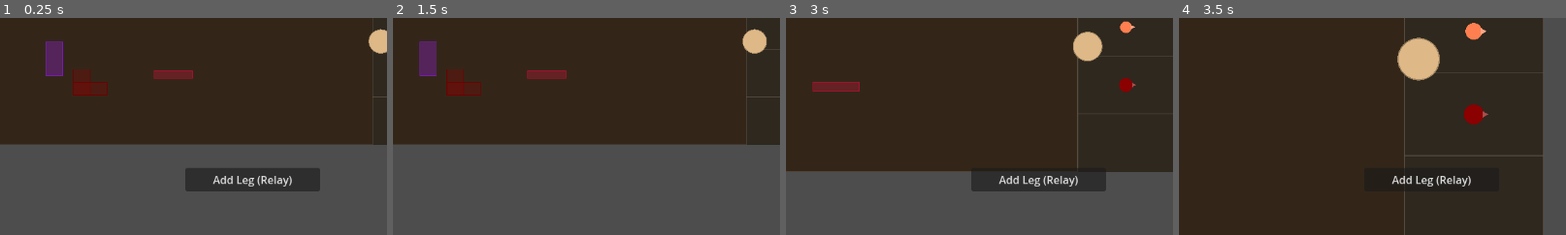
Above: before the commit, frames 1-4 (left to right).
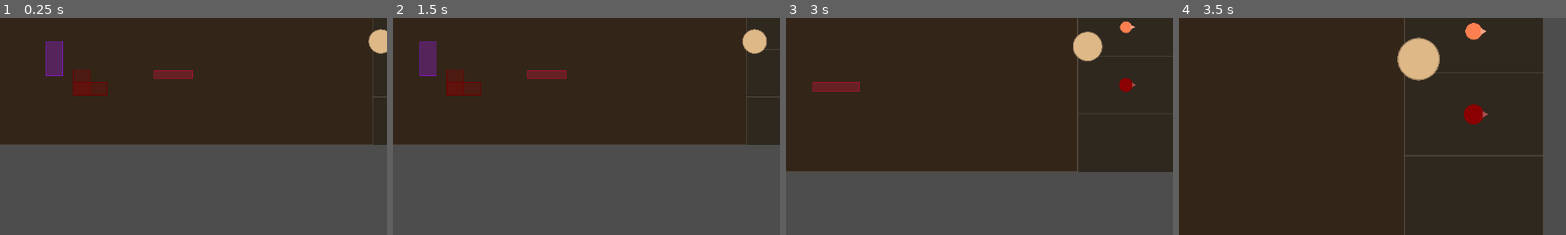
Above: after the commit, the same moments.

Repository: js-carpadakis/blackout
Game: Godot game, scene res://scenes/main/main.tscn
Two runs of this game, one before a commit and one after it. Both use one fixed random seed, a clock stepped at 60 frames per second and the inputs below.
Inputs (mouse positions are % of the whole screen's width and height, from its top left):
- Up to frame 1 (0.25 s): no input
- Up to frame 2 (1.5 s): click (50, 87) at 0.5 s, where only the run before the commit has a clickable "Add Leg (Relay)"; tap Enter at 1.25 s; move the mouse to (72, 45) at 1.27 s; hold D (pan_right) from 1.28 s (still down); hold Space (start_execution) from 1.28 s (still down); click (72, 45) at 1.42 s
- Up to frame 3 (3 s): release D (pan_right) at 2 s; release Space (start_execution) at 2 s; drag from (30, 55) to (45, 70) at 2.02 s; tap Space (start_execution) at 2.75 s; move the mouse to (60, 28) at 2.77 s; hold D (pan_right) from 2.78 s (still down); hold Q (zoom_in) from 2.78 s (still down)
- Up to frame 4 (3.5 s): keep holding D (pan_right); keep holding Q (zoom_in)
The pictures show only the part of the screen within x 17-67%, y 50-100%; the shares and areas given below are measured in that part.

The runs differ from the first frame. In frame 1, 3.5% of the frame differs, in the area x 47-83%, y 69-80%; in frame 2, nothing differs; in frame 3, 3.0%; in frame 4, 0.5%.

Commit message:
Update movement speed and acceleration for stagehands. Remove "Add Leg" button

Diff:
--- a/scenes/ui/planning_hud.tscn
+++ b/scenes/ui/planning_hud.tscn
@@ -19,20 +19,6 @@
 vertical_alignment = 1
 text = "PLANNING"
 
-[node name="AddLegButton" type="Button" parent="."]
-anchors_preset = 7
-anchor_left = 0.5
-anchor_top = 1.0
-anchor_right = 0.5
-anchor_bottom = 1.0
-offset_left = -100.0
-offset_top = -100.0
-offset_right = 100.0
-offset_bottom = -65.0
-grow_horizontal = 2
-grow_vertical = 0
-text = "Add Leg (Relay)"
-
 [node name="TaskPanel" type="PanelContainer" parent="."]
 anchors_preset = 1
 anchor_left = 1.0
--- a/scripts/core/game_session.gd
+++ b/scripts/core/game_session.gd
@@ -94,8 +94,6 @@
 	camera.fit_to_stage(stage_bounds, 260.0)  # 250px panel + 10px gap
 
 	# Connect HUD
-	planning_hud.add_leg_pressed.connect(_on_add_leg_pressed)
-
 	# Start in planning phase
 	GameManager.change_state(GameManager.GameState.PLAYING)
 	GameManager.change_phase(GameManager.Phase.PLANNING)
@@ -366,26 +364,6 @@
 	_update_hud()
 	path_preview.invalidate(true)
 	print("Assigned ", stagehand.stagehand_name, " -> ", prop.prop_name, " leg ", active_leg + 1)
-
-
-func _on_add_leg_pressed() -> void:
-	# Add a new leg to the selected prop (or the first prop the selected stagehand is assigned to)
-	var prop: StaticBody2D = selected_prop
-	if not prop and selected_stagehand and selected_stagehand.assigned_props.size() > 0:
-		prop = selected_stagehand.assigned_props[0]
-
-	if not prop:
-		print("No prop selected for Add Leg")
-		return
-
-	# Only add a new leg if the current active leg already has a destination
-	if prop.get_active_leg_index() >= 0:
-		print("Current leg still needs a destination before adding another")
-		return
-
-	var leg_idx: int = prop.add_leg()
-	_update_hud()
-	print("Added leg ", leg_idx + 1, " to ", prop.prop_name)
 
 
 # --- EXECUTION PHASE INPUT ---
--- a/scripts/entities/stagehand_controller.gd
+++ b/scripts/entities/stagehand_controller.gd
@@ -8,8 +8,11 @@
 
 enum State { IDLE, MOVING, PICKING_UP, CARRYING, PUTTING_DOWN, WAITING, PUSHING }
 
-@export var movement_speed: float = 150.0
+@export var movement_speed: float = 300.0
 @export var rotation_speed: float = 10.0
+@export var acceleration: float = 1200.0   # Units/sec^2 when speeding up
+@export var deceleration: float = 800.0    # Units/sec^2 when slowing down
+var _current_speed: float = 0.0
 @export var stagehand_color: Color = Color.BLUE
 @export var stagehand_radius: float = 15.0
 @export var strength: int = 1  # Weight capacity - how heavy a prop this stagehand can carry
@@ -82,6 +85,7 @@
 
 func _process_movement(delta: float) -> void:
 	if current_path.is_empty() or path_index >= current_path.size():
+		_current_speed = 0.0
 		_arrive_at_destination()
 		return
 
@@ -97,6 +101,7 @@
 			# Stop so cone tip is at target (center is behind by tip_offset)
 			var offset_dir: Vector2 = direction.normalized() if direction.length() > 0.1 else Vector2.RIGHT.rotated(_facing_angle)
 			global_position = target - offset_dir * tip_offset
+			_current_speed = 0.0
 			_arrive_at_destination()
 		else:
 			path_index += 1
@@ -107,19 +112,32 @@
 	_facing_angle = lerp_angle(_facing_angle, target_angle, rotation_speed * delta)
 	queue_redraw()
 
-	# Move — slower when carrying, scaled by load and trait modifiers
-	var speed: float = movement_speed
+	# Calculate target speed — slower when carrying, scaled by load and trait modifiers
+	var target_speed: float = movement_speed
 	if speed_override > 0.0:
-		speed = speed_override
+		target_speed = speed_override
 	elif current_state == State.CARRYING and carried_props.size() > 0:
 		var load_ratio: float = float(get_carried_weight()) / float(strength)
-		speed *= lerpf(0.9, 0.5, clampf(load_ratio, 0.0, 1.0))
+		target_speed *= lerpf(0.9, 0.5, clampf(load_ratio, 0.0, 1.0))
 
 	# Apply fragile trait speed modifier (minimum across all carried props)
 	if current_state == State.CARRYING:
-		speed *= get_carry_speed_modifier()
-
-	velocity = direction.normalized() * speed
+		target_speed *= get_carry_speed_modifier()
+
+	# Decelerate when approaching final destination
+	if is_final_waypoint:
+		var remaining_dist: float = direction.length()
+		# v^2 = 2*a*d → max speed to stop in remaining distance
+		var braking_speed: float = sqrt(2.0 * deceleration * remaining_dist)
+		target_speed = min(target_speed, braking_speed)
+
+	# Accelerate or decelerate toward target speed
+	if _current_speed < target_speed:
+		_current_speed = min(_current_speed + acceleration * delta, target_speed)
+	else:
+		_current_speed = max(_current_speed - deceleration * delta, target_speed)
+
+	velocity = direction.normalized() * _current_speed
 	move_and_slide()
 
 
@@ -180,6 +198,7 @@
 	current_path.clear()
 	path_index = 0
 	velocity = Vector2.ZERO
+	_current_speed = 0.0
 	if current_state != State.CARRYING:
 		current_state = State.IDLE
 
--- a/scripts/entities/stagehand_regular.gd
+++ b/scripts/entities/stagehand_regular.gd
@@ -5,5 +5,5 @@
 func _init() -> void:
 	stagehand_name = "Regular"
 	strength = 2
-	movement_speed = 150.0
+	movement_speed = 300.0
 	stagehand_radius = 15.0
--- a/scripts/entities/stagehand_rookie.gd
+++ b/scripts/entities/stagehand_rookie.gd
@@ -5,5 +5,5 @@
 func _init() -> void:
 	stagehand_name = "Rookie"
 	strength = 1
-	movement_speed = 180.0
+	movement_speed = 360.0
 	stagehand_radius = 12.0
--- a/scripts/entities/stagehand_strong.gd
+++ b/scripts/entities/stagehand_strong.gd
@@ -5,5 +5,5 @@
 func _init() -> void:
 	stagehand_name = "Strong"
 	strength = 3
-	movement_speed = 120.0
+	movement_speed = 240.0
 	stagehand_radius = 18.0
--- a/scripts/ui/planning_hud.gd
+++ b/scripts/ui/planning_hud.gd
@@ -1,25 +1,16 @@
 extends CanvasLayer
 ## HUD for planning phase: shows current phase and prop movement plans
 
-signal add_leg_pressed
-
 @onready var phase_label: Label = $PhaseLabel
-@onready var add_leg_button: Button = $AddLegButton
 @onready var task_list: VBoxContainer = $TaskPanel/TaskList
 
 
 func _ready() -> void:
-	add_leg_button.pressed.connect(_on_add_leg_pressed)
 	set_phase("PLANNING")
-
-
-func _on_add_leg_pressed() -> void:
-	add_leg_pressed.emit()
 
 
 func set_phase(phase_name: String) -> void:
 	phase_label.text = phase_name
-	add_leg_button.visible = phase_name == "PLANNING"
 
 
 func update_task_list(all_props: Array[StaticBody2D]) -> void:
